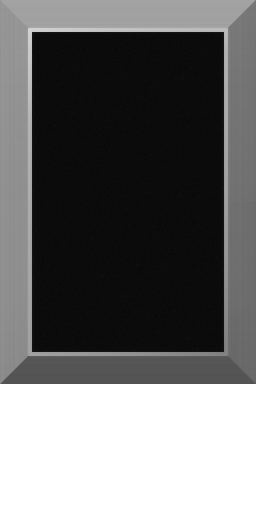
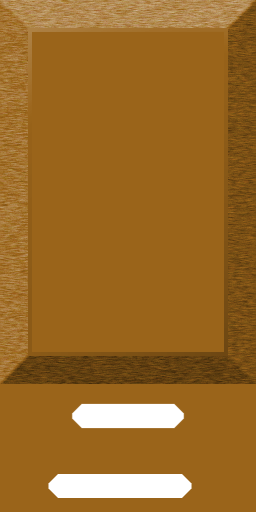
Layered file, before and after one edit (256px x 512px). Changes by layer:
added group "Border-Wood" with 6 layers above "Border-Aluminum" over [0, 0, 256, 512]
added layer "color" (overlay) in group "Border-Wood" over [0, 0, 256, 512]
added layer "InBorder4 copy" in group "Border-Wood" over [28, 28, 228, 356]
added layer "BevelGrain" in group "Border-Wood" over [0, 0, 256, 384]
added layer "Bevel32 #1" in group "Border-Wood" over [0, 0, 256, 384]
renamed "Border" to "Border-Aluminum", hid the group it (7 layers) over [0, 0, 256, 384]
